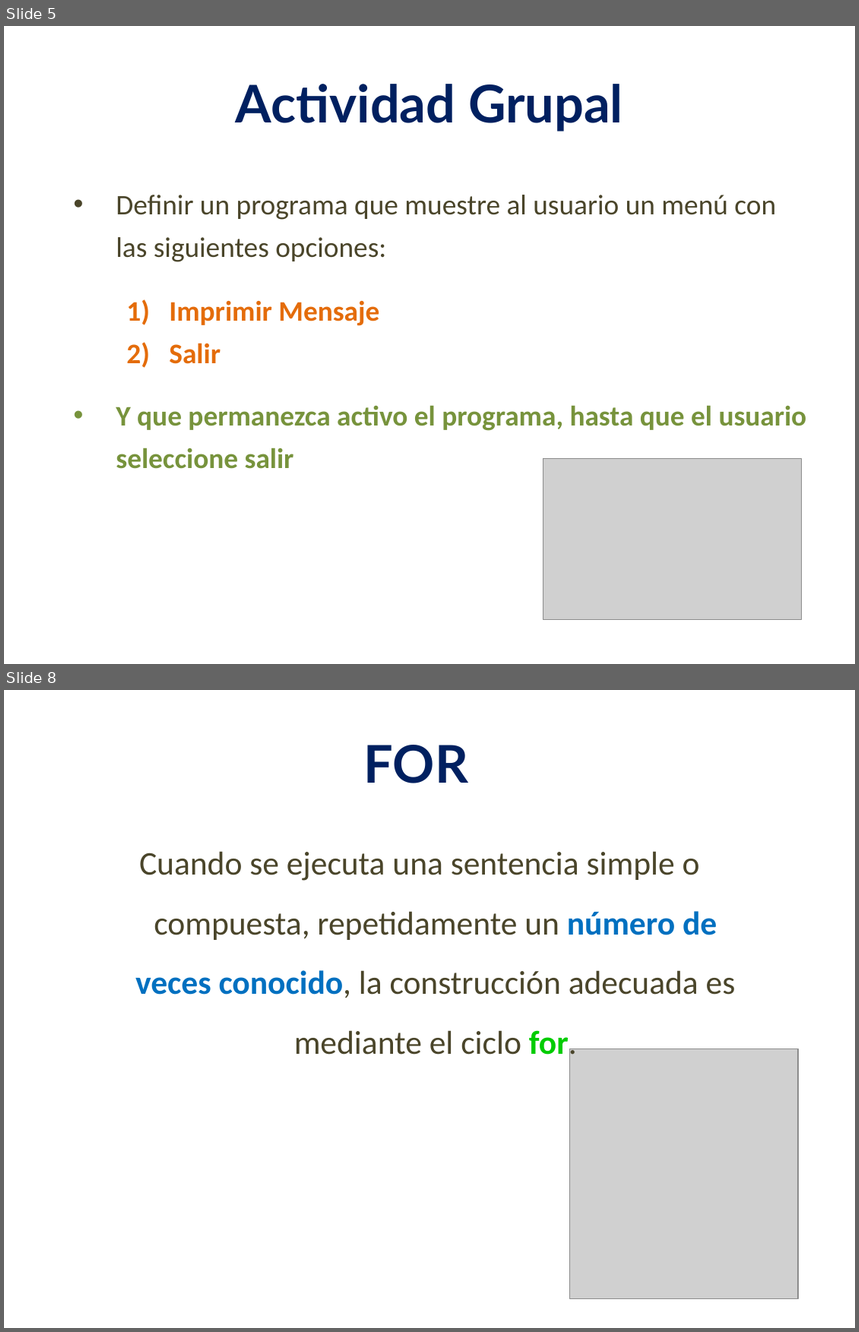
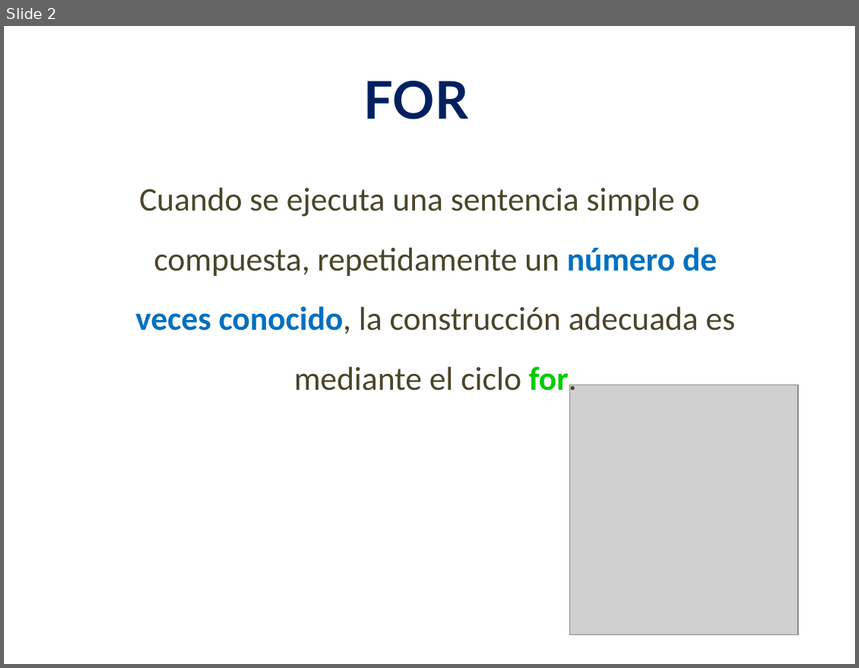
Before and after one commit to lizetheP/Analitica, a slide deck: CalendarioAgo2022/presentaciones/6_For.pptx. Shown one above the other, each under a label of ours: slides 5 and 8 before the commit, slide 2 after it; the slides between them are not shown. The pictures are 859x1332 and 859x668 pixels, drawn with LibreOffice and Linux fonts; fonts in the diff are those of the drawing; grey boxes stand for pictures. Boxes give left, top, right and bottom in pixels: in the first picture for what was removed or moved away, otherwise in the second. Text is boxed around its words. In the diff, an @@ line names an element or a change of style, - is before the commit and + after.

```diff
--- a/CalendarioAgo2022/presentaciones/6_For.pptx
+++ b/CalendarioAgo2022/presentaciones/6_For.pptx
@@ slide 5 removed at [4, 26, 855, 664], background #FFFFFF @@
@@ text removed at [236, 84, 623, 132] @@
-Actividad Grupal
@@ text removed at [116, 195, 807, 469] @@
-• Definir un programa que muestre al usuario un menú con las siguientes opciones:
-  1) Imprimir Mensaje
-  2) Salir
-• Y que permanezca activo el programa, hasta que el usuario seleccione salir
@@ picture removed at [544, 459, 801, 620] @@
@@ what was slide 8 is now slide 2 @@
```
Also in this commit, not shown: 1 slide changed, 6 other slides removed, 14 other files.
